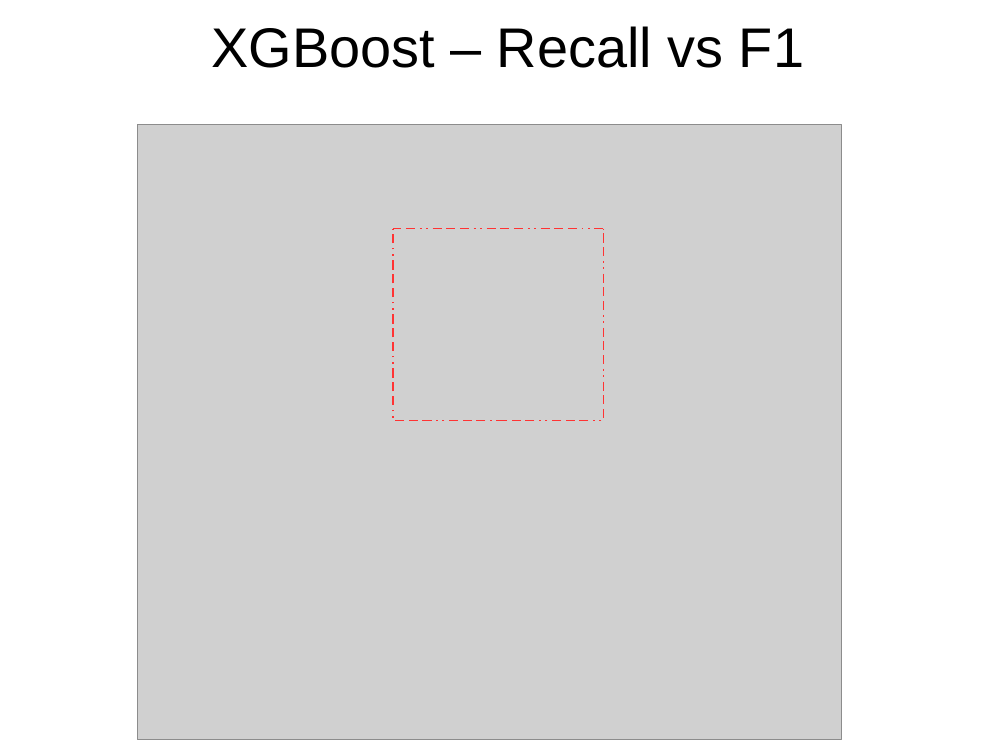
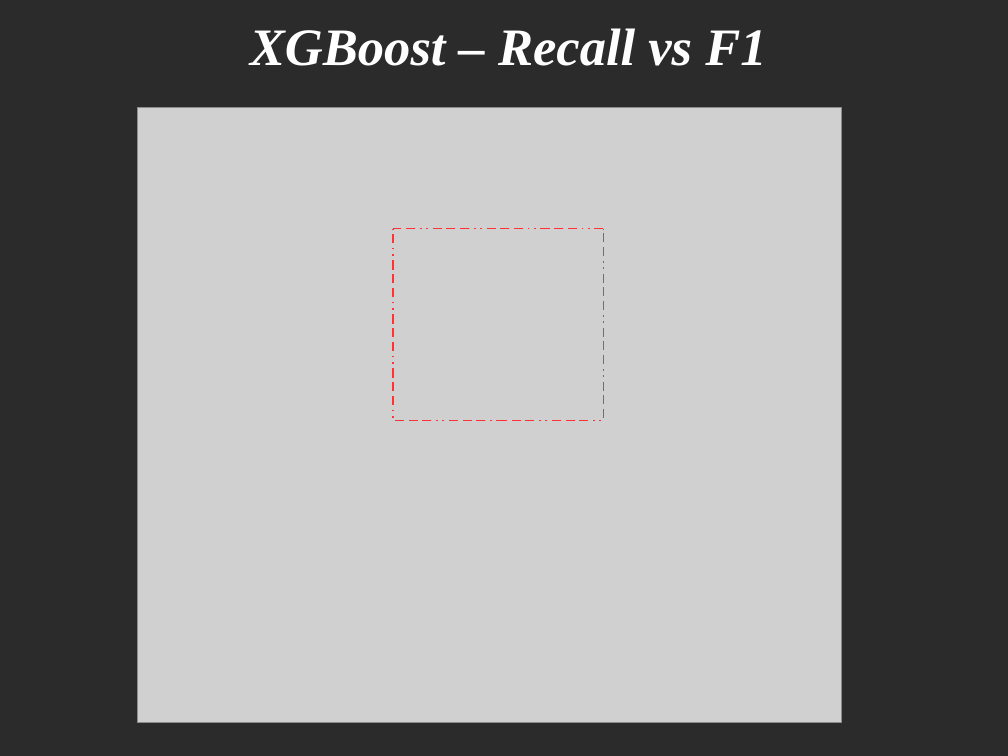
Before and after one commit to tcmcaleer/SyriaTel-Customer-Retention, a slide deck: slide 6 of Presentation.odp. Drawn at 1008x756 pixels with LibreOffice and Linux fonts; fonts in the diff are those of the drawing; grey boxes stand for pictures; background and template pictures are left out; a plain dark background stands for a picture behind light text. Boxes give left, top, right and bottom in pixels: in the first picture for what was removed or moved away, otherwise in the second. Text is boxed around its words. In the diff, an @@ line names an element or a change of style, - is before the commit and + after.

```diff
--- a/Presentation.odp
+++ b/Presentation.odp
@@ background #FFFFFF to picture (left out) @@
@@ title "XGBoost – Recall vs F1" at [250, 28, 766, 66]: size 44 to 41.4 pt, font Arial to Times New Roman, text colour #000000 to #FFFFFF, bold on, italic on @@
@@ picture: place and size @@
-picture at [137, 124, 842, 740]
+picture at [137, 107, 842, 723]
```
Also in this commit, not shown: 7 other slides changed, 1 other file.
